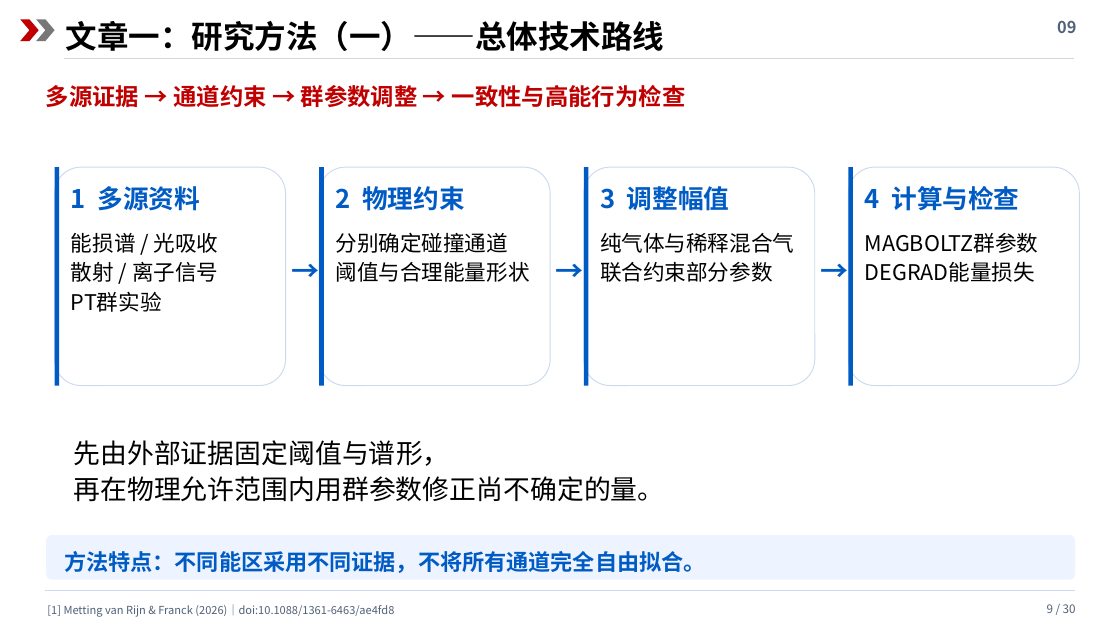
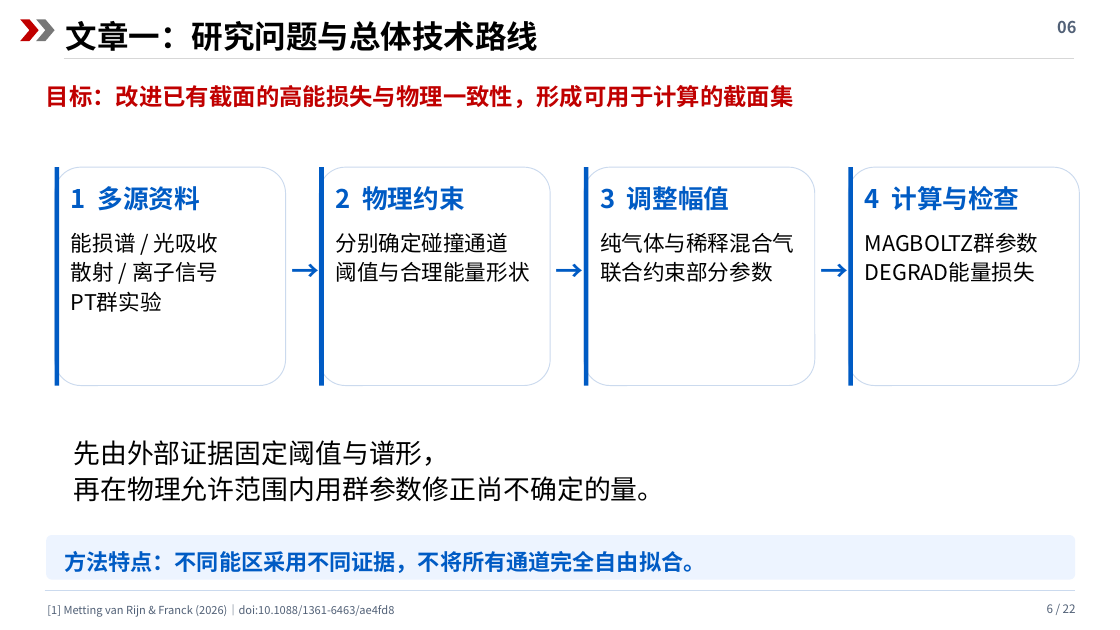
Before and after one commit to cass1223/cassbook, a slide deck: slide 6 of presentations/c4f7n/c4f7n_review.pptx (slide 9 before the commit). Drawn at 1120x630 pixels with LibreOffice and Linux fonts; fonts in the diff are those of the drawing. Boxes give left, top, right and bottom in pixels: in the first picture for what was removed or moved away, otherwise in the second. Text is boxed around its words. In the diff, an @@ line names an element or a change of style, - is before the commit and + after.

```diff
--- a/presentations/c4f7n/c4f7n_review.pptx
+++ b/presentations/c4f7n/c4f7n_review.pptx
@@ text at (x1=66, y1=21, x2=539, y2=51): text changed @@
-文章一：研究方法（一）——总体技术路线
+文章一：研究问题与总体技术路线
@@ text at (x1=1057, y1=20, x2=1076, y2=33): text changed @@
-09
+06
@@ text at (x1=46, y1=85, x2=794, y2=108): text changed @@
-多源证据 → 通道约束 → 群参数调整 → 一致性与高能行为检查
+目标：改进已有截面的高能损失与物理一致性，形成可用于计算的截面集
@@ text at (x1=1047, y1=604, x2=1076, y2=613): text changed @@
-9 / 30
+6 / 22
```
Also in this commit, not shown: 20 other slides changed, 1 slide added, 9 slides removed, 4 other files.
